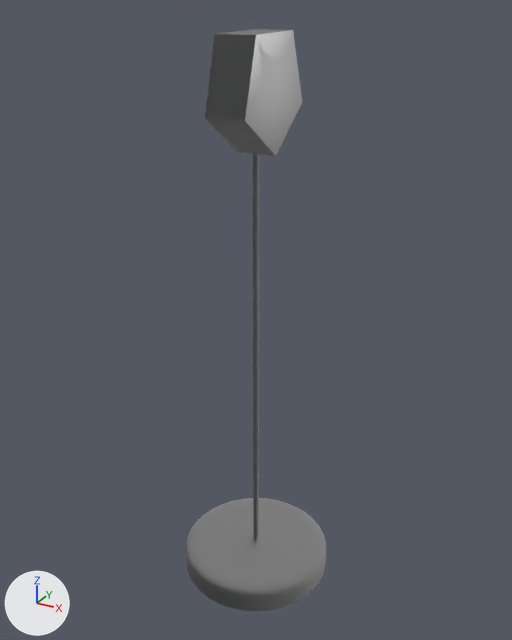
One commit to the OBJ model Kinderki/res/models/level/aerialrunnway_seat.obj: the scene before it, then after it.
Both versions are drawn from a 50 mm lens placed at (1.006, -8.856, 3.425), pointed at (-0.07, -6.899, 2.446). The axes (+X, +Y, +Z) are drawn at lower left. The lights are the same throughout. Where no turn or scale is listed for an object, it has been applied to the vertices.

The scene before the commit, as lines of its bpy script (objects in view):
```python
me_gengon001 = bpy.data.meshes.new('Gengon001')
me_gengon001.from_pydata(...)  # 2022 vertices, 2019 faces; spans x -0.33..0.22, y -7.2..-6.65, z 1.37..3.37
me_gengon001.materials.append(mat_wire_028028177)  # white #e7e7e7
ob_gengon001 = bpy.data.objects.new('Gengon001', me_gengon001)
ob_gengon001.location = (0.0, 0.0, 0.0)
```
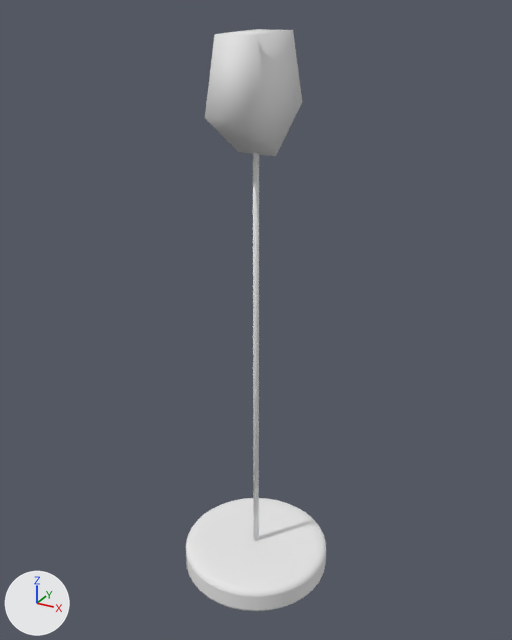
The newer file is also turned or shifted as a whole; pictures and numbers use the older file's frame.

The edits, one by one:
me_gengon001 has 2022 vertices, 2019 faces and spans x -0.33..0.22, y -7.2..-6.65, z 1.37..3.37.
me_gengon001 is used by ob_gengon001; location (0.0, 0.0, 0.0).
me_gengon001 part 1: the surface is now shaded flat.

Where the change shows, as pixel boxes (x1, y1, x2, y2) in the pictures (512 x 640 px):
'Gengon001', reshaped: (186, 29, 326, 611) in both
